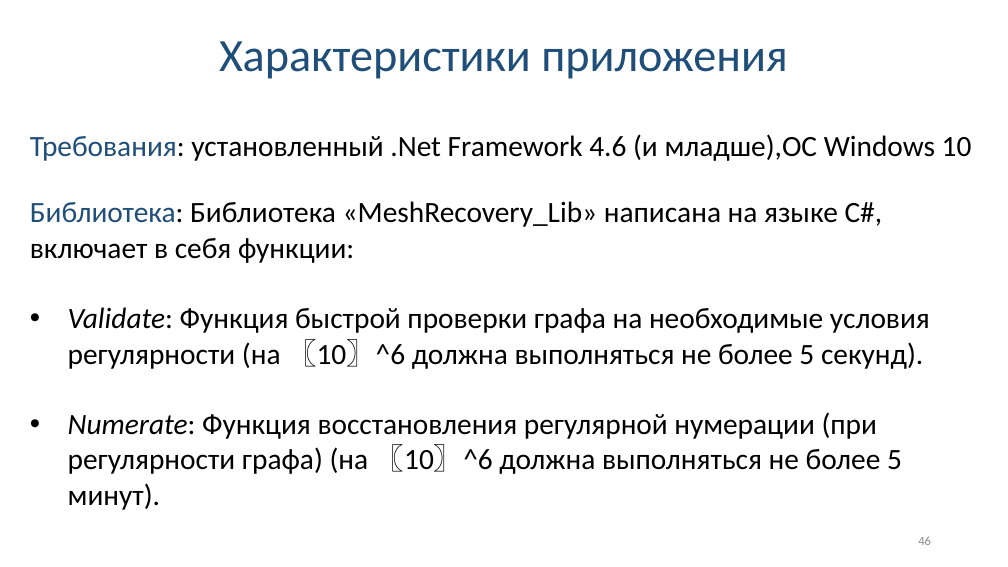
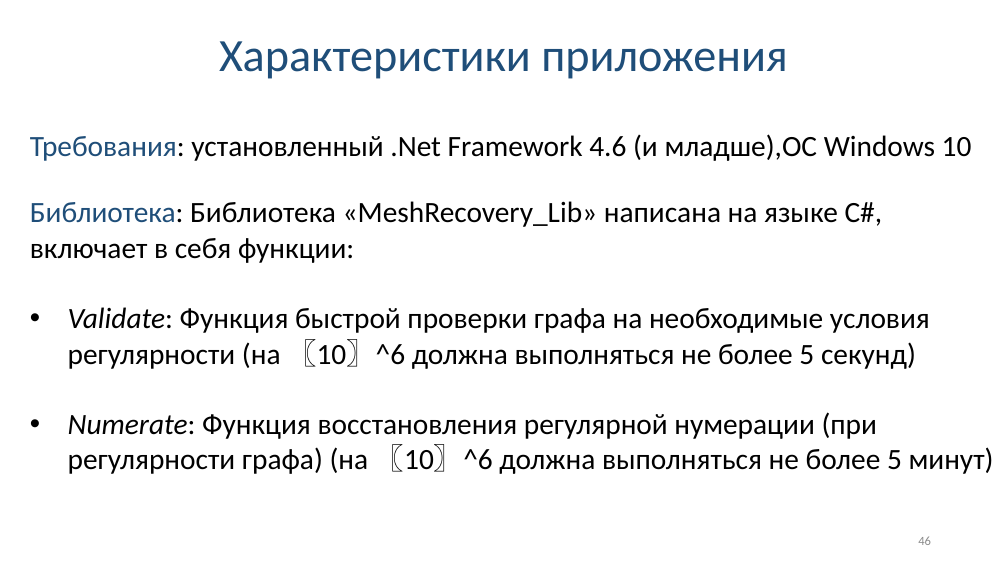
Before and after one commit to Linserous/NumericalGridGeneration, a slide deck: slide 46 of docs/Презентация v0.9.pptx. Drawn at 1008x567 pixels with LibreOffice and Linux fonts; fonts in the diff are those of the drawing. Boxes give left, top, right and bottom in pixels: in the first picture for what was removed or moved away, otherwise in the second. Text is boxed around its words. In the diff, an @@ line names an element or a change of style, - is before the commit and + after.

Commit message:
Upd presentation.

```diff
--- a/docs/Презентация v0.9.pptx
+++ b/docs/Презентация v0.9.pptx
@@ text at <box>68,307,994,474</box>: text changed @@
-• Validate: Функция быстрой проверки графа на необходимые условия регулярности (на 〖10〗^6 должна выполняться не более 5 секунд).
-• Numerate: Функция восстановления регулярной нумерации (при регулярности графа) (на 〖10〗^6 должна выполняться не более 5 минут).
+• Validate: Функция быстрой проверки графа на необходимые условия регулярности (на 〖10〗^6 должна выполняться не более 5 секунд)
+• Numerate: Функция восстановления регулярной нумерации (при регулярности графа) (на 〖10〗^6 должна выполняться не более 5 минут)
```
Also in this commit, not shown: 12 other slides changed.
